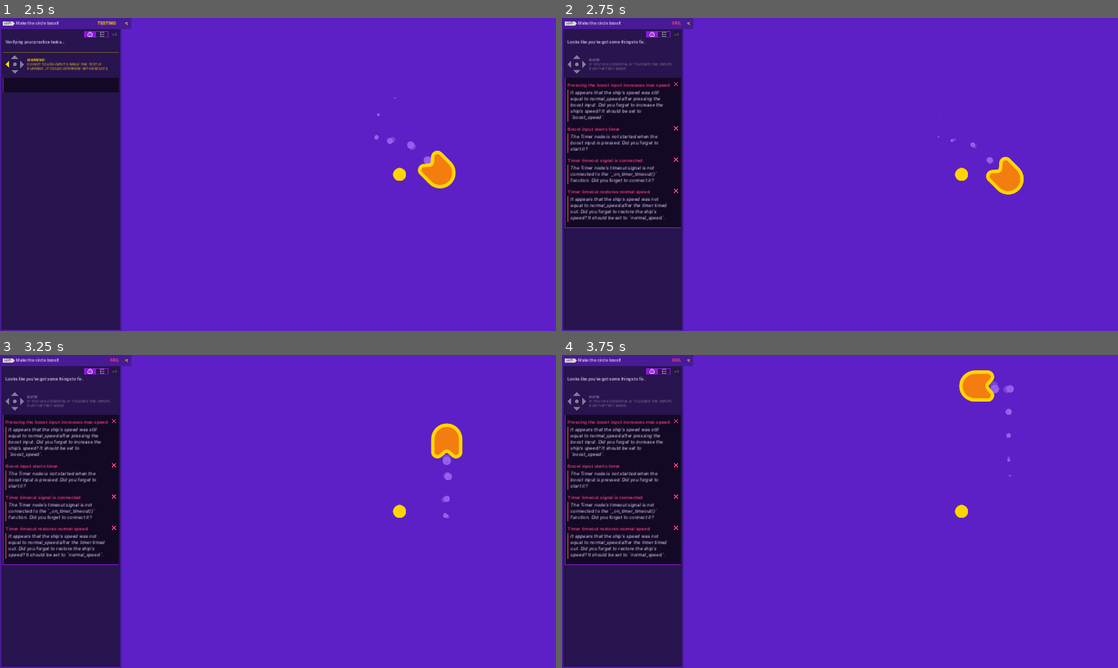
Above: before the commit, frames 1-4 (two rows, left to right).
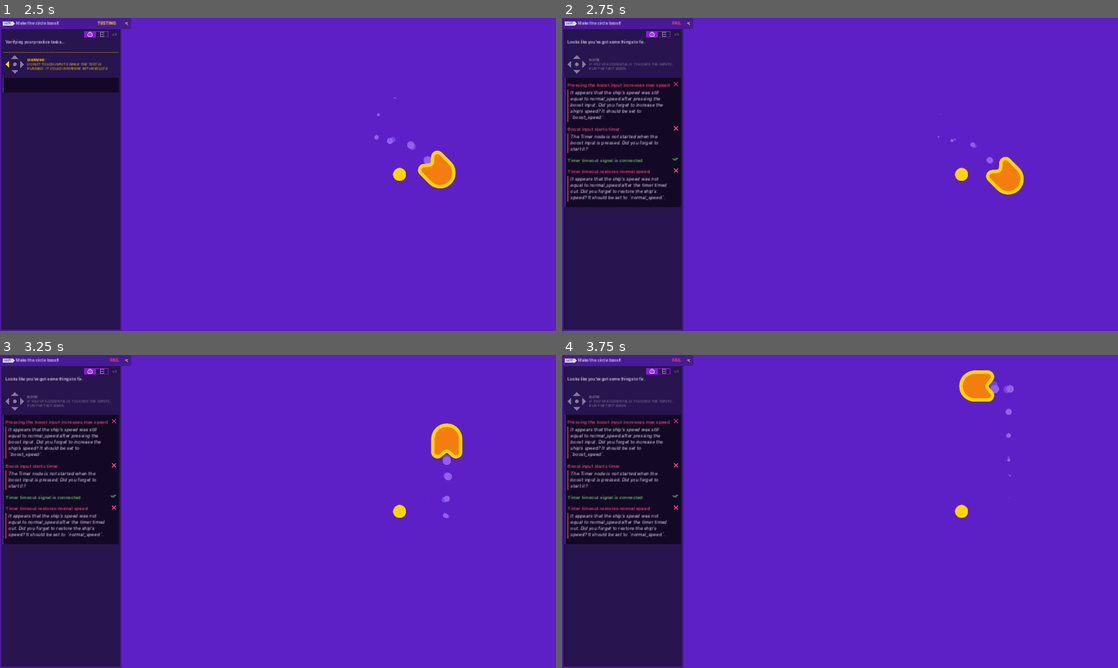
Above: after the commit, the same moments.

Repository: CWong1111/2d-GameDev-Course
Game: Godot game, scene res://practices/L4.P1.boosting_circle/boosting_circle.tscn
Two runs of this game, one before a commit and one after it. Both use one fixed random seed, a clock stepped at 60 frames per second and the inputs below. This scene is started directly instead of the project's main scene.
Inputs:
- Up to frame 1 (2.5 s): hold Right (move_right) 0.53-1.28 s; hold Down (move_down) 1.28-2.03 s; hold Right (move_right) from 2.03 s (still down)
- Up to frame 2 (2.75 s): keep holding Right (move_right)
- Up to frame 3 (3.25 s): release Right (move_right) at 2.78 s; hold Up (move_up) from 2.78 s (still down)
- Up to frame 4 (3.75 s): release Up (move_up) at 3.53 s; hold Left (move_left) from 3.53 s (still down)

Frame 1 is identical in both runs. In frame 2, 2.6% of the frame differs, in the area x 0-22%, y 44-68%; in frame 3, 2.6%; in frame 4, 2.6%.

Commit message:
Practice 4

Diff:
--- a/04.to_space_and_beyond_workbook/practices/L2.P1.bullet/bullet.tscn
+++ b/04.to_space_and_beyond_workbook/practices/L2.P1.bullet/bullet.tscn
@@ -1,9 +1,9 @@
-[gd_scene load_steps=8 format=3]
+[gd_scene load_steps=8 format=3 uid="uid://cpxtwhhhmmpyw"]
 
-[ext_resource type="Texture2D" path="res://assets/practice_assets/shape_ship.png" id="1_rwnj6"]
+[ext_resource type="Texture2D" uid="uid://d1xp2mgpkkc42" path="res://assets/practice_assets/shape_ship.png" id="1_rwnj6"]
 [ext_resource type="Script" path="res://practices/L2.P1.bullet/bullet.gd" id="2_371po"]
-[ext_resource type="Texture2D" path="res://assets/practice_assets/ellipse_white.png" id="3_q7var"]
-[ext_resource type="Texture2D" path="res://assets/practice_assets/ellipse_yellow.png" id="4_7gjbg"]
+[ext_resource type="Texture2D" uid="uid://bkueifls7csiy" path="res://assets/practice_assets/ellipse_white.png" id="3_q7var"]
+[ext_resource type="Texture2D" uid="uid://ci5b253al1tus" path="res://assets/practice_assets/ellipse_yellow.png" id="4_7gjbg"]
 
 [sub_resource type="Curve" id="Curve_awpf5"]
 _data = [Vector2(0, 0.663194), 0.0, 0.0, 0, 0, Vector2(1, 0), -0.0319997, 0.0, 0, 0]
--- a/04.to_space_and_beyond_workbook/practices/L3.P1.character_input/character_input.tscn
+++ b/04.to_space_and_beyond_workbook/practices/L3.P1.character_input/character_input.tscn
@@ -1,9 +1,9 @@
-[gd_scene load_steps=8 format=3]
+[gd_scene load_steps=8 format=3 uid="uid://bmwtc4w4mxftr"]
 
-[ext_resource type="Texture2D" path="res://assets/practice_assets/shape_ship.png" id="1_hyi6f"]
+[ext_resource type="Texture2D" uid="uid://d1xp2mgpkkc42" path="res://assets/practice_assets/shape_ship.png" id="1_hyi6f"]
 [ext_resource type="Script" path="res://practices/L3.P1.character_input/character_input.gd" id="2_3ksb3"]
-[ext_resource type="Texture2D" path="res://assets/practice_assets/ellipse_white.png" id="3_ltupt"]
-[ext_resource type="Texture2D" path="res://assets/practice_assets/ellipse_yellow.png" id="4_uv7b0"]
+[ext_resource type="Texture2D" uid="uid://bkueifls7csiy" path="res://assets/practice_assets/ellipse_white.png" id="3_ltupt"]
+[ext_resource type="Texture2D" uid="uid://ci5b253al1tus" path="res://assets/practice_assets/ellipse_yellow.png" id="4_uv7b0"]
 
 [sub_resource type="Curve" id="Curve_8vjn6"]
 _data = [Vector2(0, 0.663194), 0.0, 0.0, 0, 0, Vector2(1, 0), -0.0319997, 0.0, 0, 0]
--- a/04.to_space_and_beyond_workbook/practices/L3.P2.character_diagonals/character_diagonals.tscn
+++ b/04.to_space_and_beyond_workbook/practices/L3.P2.character_diagonals/character_diagonals.tscn
@@ -1,9 +1,9 @@
-[gd_scene load_steps=8 format=3]
+[gd_scene load_steps=8 format=3 uid="uid://dlkiwk21wd5px"]
 
-[ext_resource type="Texture2D" path="res://assets/practice_assets/shape_ship.png" id="1_5oe5f"]
+[ext_resource type="Texture2D" uid="uid://d1xp2mgpkkc42" path="res://assets/practice_assets/shape_ship.png" id="1_5oe5f"]
 [ext_resource type="Script" path="res://practices/L3.P2.character_diagonals/character_diagonals.gd" id="2_udpmb"]
-[ext_resource type="Texture2D" path="res://assets/practice_assets/ellipse_white.png" id="3_luk4c"]
-[ext_resource type="Texture2D" path="res://assets/practice_assets/ellipse_yellow.png" id="4_nsdhc"]
+[ext_resource type="Texture2D" uid="uid://bkueifls7csiy" path="res://assets/practice_assets/ellipse_white.png" id="3_luk4c"]
+[ext_resource type="Texture2D" uid="uid://ci5b253al1tus" path="res://assets/practice_assets/ellipse_yellow.png" id="4_nsdhc"]
 
 [sub_resource type="Curve" id="Curve_cxpdg"]
 _data = [Vector2(0, 0.663194), 0.0, 0.0, 0, 0, Vector2(1, 0), -0.0319997, 0.0, 0, 0]
--- a/04.to_space_and_beyond_workbook/practices/L4.P1.boosting_circle/boosting_circle.gd
+++ b/04.to_space_and_beyond_workbook/practices/L4.P1.boosting_circle/boosting_circle.gd
@@ -1,9 +1,8 @@
 extends Sprite2D
 
-var boost_speed := 1200.0
+var boost_speed := 1500.0
 var normal_speed := 600.0
-
-var max_speed := normal_speed
+var max_speed := 600.0
 var velocity := Vector2(0, 0)
 
 
@@ -11,13 +10,16 @@
 	var direction := Vector2(0, 0)
 	direction.x = Input.get_axis("move_left", "move_right")
 	direction.y = Input.get_axis("move_up", "move_down")
+	if Input.is_action_just_pressed("boost"):
+		max_speed = boost_speed
+		get_node("Timer").star()
 
 	if direction.length() > 1.0:
 		direction = direction.normalized()
 
 	if Input.is_action_just_pressed("boost"):
-		# Replace the pass keyword with the code to change the max_speed, get the timer node, and start it.
-		pass
+		max_speed = boost_speed
+		get_node("Timer").star()
 
 	velocity = direction * max_speed
 	position += velocity * delta
@@ -26,4 +28,4 @@
 
 
 func _on_timer_timeout() -> void:
-	pass
+	max_speed = normal_speed
--- a/04.to_space_and_beyond_workbook/practices/L4.P1.boosting_circle/boosting_circle.tscn
+++ b/04.to_space_and_beyond_workbook/practices/L4.P1.boosting_circle/boosting_circle.tscn
@@ -1,9 +1,9 @@
-[gd_scene load_steps=8 format=3]
+[gd_scene load_steps=8 format=3 uid="uid://6ugf70pbqvrp"]
 
-[ext_resource type="Texture2D" path="res://assets/practice_assets/shape_ship.png" id="1_tl7du"]
+[ext_resource type="Texture2D" uid="uid://d1xp2mgpkkc42" path="res://assets/practice_assets/shape_ship.png" id="1_tl7du"]
 [ext_resource type="Script" path="res://practices/L4.P1.boosting_circle/boosting_circle.gd" id="2_6jfxp"]
-[ext_resource type="Texture2D" path="res://assets/practice_assets/ellipse_white.png" id="3_foaxg"]
-[ext_resource type="Texture2D" path="res://assets/practice_assets/ellipse_yellow.png" id="4_hp16k"]
+[ext_resource type="Texture2D" uid="uid://bkueifls7csiy" path="res://assets/practice_assets/ellipse_white.png" id="3_foaxg"]
+[ext_resource type="Texture2D" uid="uid://ci5b253al1tus" path="res://assets/practice_assets/ellipse_yellow.png" id="4_hp16k"]
 
 [sub_resource type="Curve" id="Curve_w5itb"]
 _data = [Vector2(0, 0.663194), 0.0, 0.0, 0, 0, Vector2(1, 0), -0.0319997, 0.0, 0, 0]
@@ -47,3 +47,7 @@
 grow_horizontal = 2
 grow_vertical = 2
 color = Color(0.364706, 0.12549, 0.776471, 1)
+
+[node name="Timer" type="Timer" parent="."]
+
+[connection signal="timeout" from="Timer" to="." method="_on_timer_timeout"]
